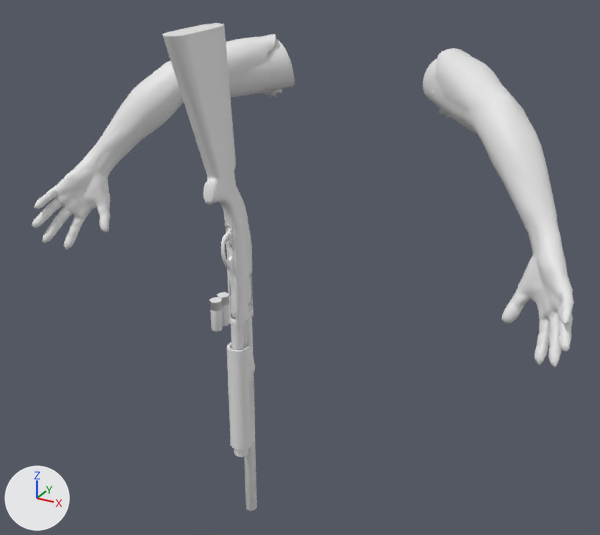
An edit to the FBX model Hell2024/Hell2024/res/models/Shotgun.fbx, drawn before and after from the same camera.
The view is the same before and after, from a 50 mm lens placed at (0.852, -1.272, 0.525), pointed at (0.016, 0.247, -0.234). Arrows for +X, +Y and +Z are at lower left; the lights stay in place. Materials are left out; every surface is plain grey. Where no turn or scale is listed for an object, it has been applied to the vertices.

Names of what the first picture shows: 'SK_FPSArms_Female.001', 'Shotgun Mesh', 'manniquen1_2.001'.
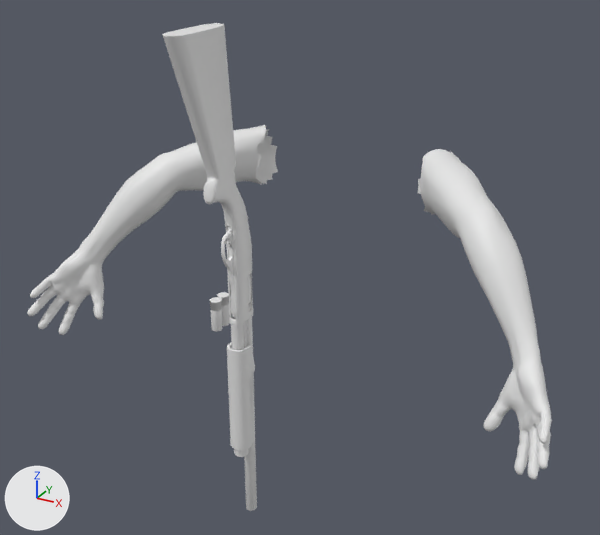
The newer file is also turned or shifted as a whole; pictures and numbers use the older file's frame.

The change in detail:
Object 'SK_FPSArms_Female.001' (ob_sk_fpsarms_female_001) is deleted.
Object 'manniquen1_2.001' (ob_manniquen1_2_001) moves from (0.0, 0.0, 0.0) to (0.0, -0.054, -0.22).

Location of each change, (x1, y1, x2, y2) in pixels of the pictures (600 x 535 px):
'manniquen1_2.001', moved: before (32, 34, 574, 364); after (27, 125, 552, 480)
'SK_FPSArms_Female.001', deleted: before (32, 39, 573, 367)
